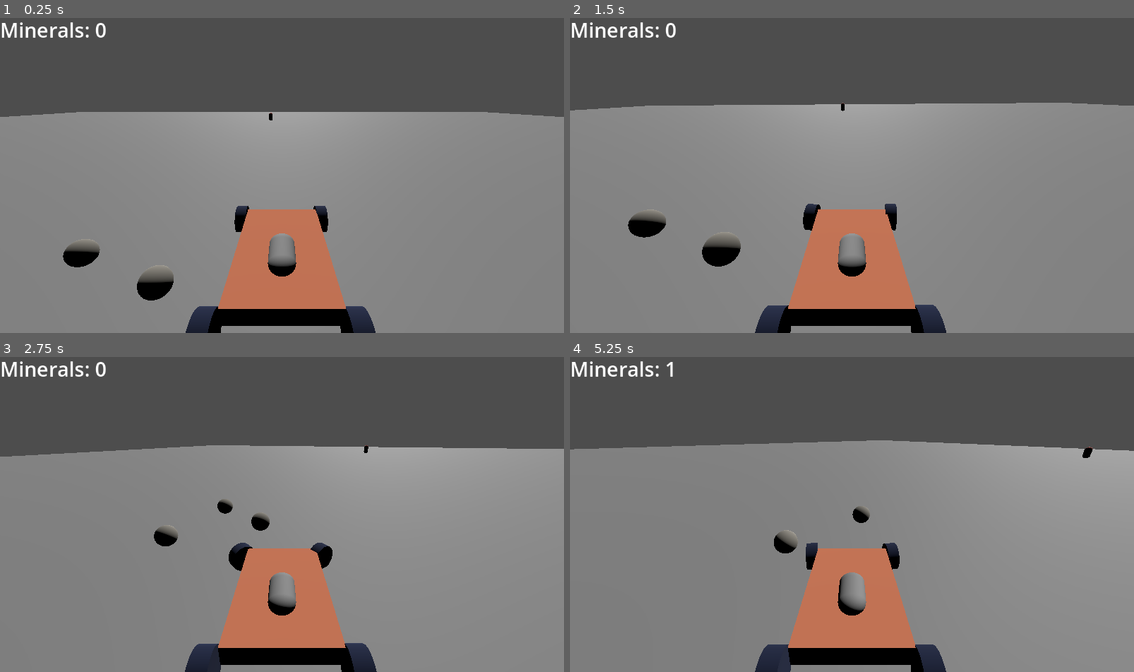
Above: before the commit, frames 1-4 (two rows, left to right).
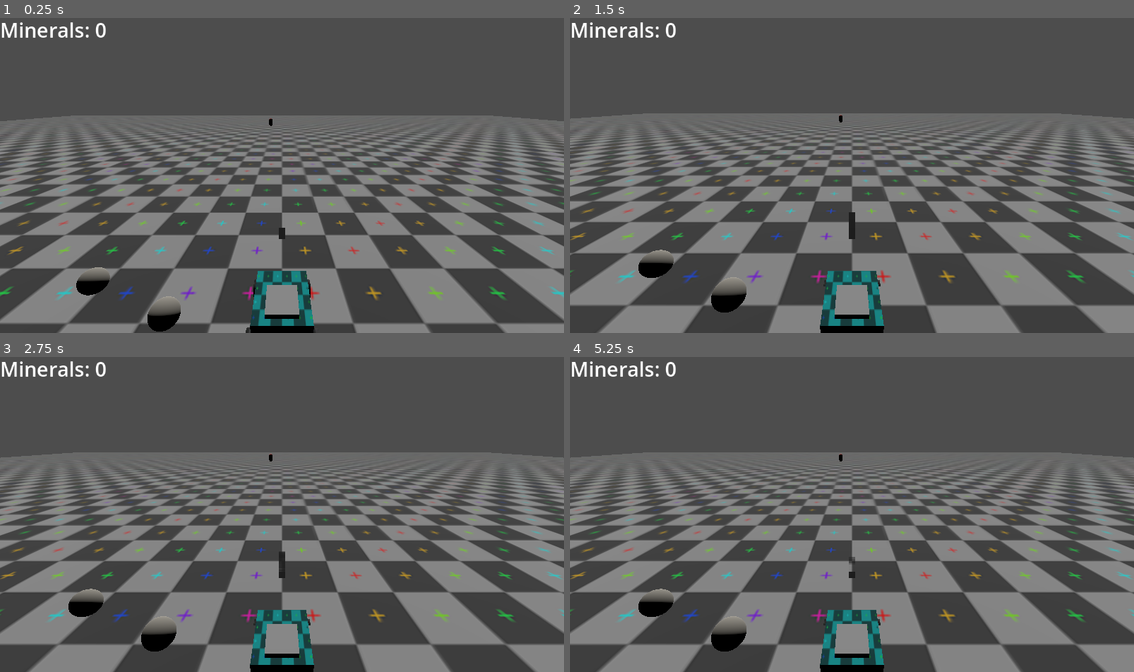
Above: after the commit, the same moments.

Repository: Emaro/rovers-journey
Game: Godot game, scene res://scenes/main.tscn
The game is run twice, just before and just after one commit, with the same random seed, the same clock (stepped at 60 frames per second) and the same inputs.
Inputs:
- Up to frame 1 (0.25 s): no input
- Up to frame 2 (1.5 s): hold D (move_right) 0.53-1.28 s; tap E (interact) at 0.6, 1.35 s; hold S (move_back) from 1.28 s (still down)
- Up to frame 3 (2.75 s): release S (move_back) at 2.03 s; hold D (move_right) from 2.03 s (still down); tap E (interact) at 2.1 s
- Up to frame 4 (5.25 s): release D (move_right) at 2.78 s; hold Up (move_forward) 2.78-3.53 s; tap E (interact) every 0.75 s from 2.85 to 5.1 s; hold A (move_left) 3.53-5.03 s; hold S (move_back) from 5.03 s (still down)

The runs differ from the first frame. In frame 1, 46% of the frame differs, in the area x 0-100%, y 29-100%; in frame 2, 48%, in the area x 0-100%, y 26-100%; in frame 3, 46%; in frame 4, 46%.
Error after the commit: Parse Error: Identifier "DebugDraw3D" not declared in the current scope. (res://raycast_car.gd:74)

Commit message:
Add raycast based car with custom physics

Diff:
--- a/project.godot
+++ b/project.godot
@@ -18,6 +18,10 @@
 [autoload]
 
 Inventory="*res://autoload/Inventory.gd"
+
+[debug_draw_3d]
+
+settings/addon_root_folder="res://addons/debug_draw_3d"
 
 [input]
 
@@ -48,9 +52,17 @@
 interact={
 "deadzone": 0.2,
 "events": [Object(InputEventKey,"resource_local_to_scene":false,"resource_name":"","device":-1,"window_id":0,"alt_press …(192 unchanged characters)…
-, Object(InputEventKey,"resource_local_to_scene":false,"resource_name":"","device":-1,"window_id":0,"alt_pressed":false,"shift_pressed":false,"ctrl_pressed":false,"meta_pressed":false,"pressed":false,"keycode":0,"physical_keycode":69,"key_label":0,"unicode":101,"location":0,"echo":false,"script":null)
 ]
 }
+handbrake={
+"deadzone": 0.2,
+"events": [Object(InputEventKey,"resource_local_to_scene":false,"resource_name":"","device":-1,"window_id":0,"alt_pressed":false,"shift_pressed":false,"ctrl_pressed":false,"meta_pressed":false,"pressed":false,"keycode":0,"physical_keycode":32,"key_label":0,"unicode":32,"location":0,"echo":false,"script":null)
+]
+}
+
+[physics]
+
+3d/solver/solver_iterations=32
 
 [rendering]
 
--- /dev/null
+++ b/raycast_car.gd
@@ -0,0 +1,153 @@
+extends RigidBody3D
+class_name RaycastCar
+
+@export var wheels: Array[RaycastWheel]
+@export var acceleration := 600.0
+@export var max_speed := 20.0
+@export var acceleration_curve : Curve
+@export var lower_center_of_mass := 0.5
+@export var tire_turn_speed := 2.0
+@export var tire_max_turn_degrees := 25
+
+@export var skid_marks : Array[GPUParticles3D]
+@export var show_debug := false
+
+@onready var total_wheels := wheels.size()
+
+var motor_input := 0.0
+var handbrake := false # probably remove
+var is_slipping := false
+
+func _unhandled_input(event: InputEvent) -> void:
+	if event.is_action_pressed("handbrake"):
+		is_slipping = true
+
+func _process(delta: float) -> void:
+	motor_input = Input.get_axis("move_back", "move_forward")
+	handbrake = Input.is_action_pressed("handbrake")
+
+func basic_steering_rotation(wheel: RaycastWheel, delta: float) -> void:
+	if not wheel.is_steer: return
+
+	var turn_input := Input.get_axis("move_right", "move_left") * tire_turn_speed
+	if turn_input:
+		wheel.rotation.y = clampf(wheel.rotation.y + turn_input * delta,
+			deg_to_rad(-tire_max_turn_degrees), deg_to_rad(tire_max_turn_degrees))
+	else:
+		wheel.rotation.y = move_toward(wheel.rotation.y, 0, tire_turn_speed * delta)
+
+func do_single_wheel_traction(ray: RaycastWheel,id : int):
+	if not ray.is_colliding(): return
+
+	var steer_side_dir := ray.global_basis.x
+	var tire_vel := get_point_velocity(ray.wheel.global_position)
+	var steering_x_vel := steer_side_dir.dot(tire_vel)
+	var grip_factor := absf(steering_x_vel / tire_vel.length())
+	var x_traction := ray.grip_curve.sample_baked(grip_factor)
+
+	if not handbrake and grip_factor < 0.2:
+		is_slipping = false
+		skid_marks[id].emitting = false
+
+	if handbrake:
+		x_traction = 0.05
+		if not skid_marks[id].emitting:
+			skid_marks[id].emitting = true
+	elif is_slipping:
+		x_traction = 0.1
+
+	# F = M * A
+	var g : float = ProjectSettings.get_setting("physics/3d/default_gravity")
+	# make more responsive by applying to global_basis.x instead of steer_side_dir
+	# var x_force := -global_basis.x * steering_x_vel * x_traction * (mass*g/4)
+	var x_force := -steer_side_dir * steering_x_vel * x_traction * (mass*g/4)
+
+	# z force traction
+	var f_vel := -ray.global_basis.z.dot(tire_vel)
+	var z_traction := 0.05
+	# can also use ray.global_basis
+	var z_force := global_basis.z * f_vel * z_traction * (mass*g/4)
+
+	var force_pos := ray.wheel.global_position - global_position
+	apply_force(x_force, force_pos)
+	apply_force(z_force, force_pos)
+	DebugDraw3D.draw_arrow_ray(ray.wheel.global_position, x_force/mass, 1.0, Color.GREEN, 0.05)
+	DebugDraw3D.draw_arrow_ray(ray.wheel.global_position, z_force/mass, 1.0, Color.PURPLE, 0.05)
+
+# Called every frame. 'delta' is the elapsed time since the previous frame.
+func _physics_process(delta: float) -> void:
+	if show_debug: DebugDraw3D.draw_arrow_ray(global_position, linear_velocity, 1.0, Color.YELLOW, 0.05)
+
+	var id := 0
+	var grounded := false
+	for wheel in wheels:
+		wheel.apply_wheel_physics(self)
+		basic_steering_rotation(wheel, delta)
+
+		skid_marks[id].global_position = wheel.get_collision_point() + Vector3.UP * 0.01
+		skid_marks[id].look_at(skid_marks[id].global_position + global_basis.z)
+
+		if not handbrake and wheel.grip_factor < 0.2:
+			is_slipping = false
+			skid_marks[id].emitting = false
+
+		if handbrake and not skid_marks[id].emitting:
+			skid_marks[id].emitting = true
+
+		if wheel.is_colliding():
+			grounded = true
+
+		id += 1
+
+	if grounded:
+		center_of_mass = Vector3.ZERO
+	else:
+		center_of_mass_mode = RigidBody3D.CENTER_OF_MASS_MODE_CUSTOM
+		center_of_mass = Vector3.DOWN * lower_center_of_mass
+
+func do_single_wheel_acceleration(ray: RaycastWheel) -> void:
+	var forward_dir := ray.global_basis.z
+	var vel := forward_dir.dot(linear_velocity)
+	ray.wheel.rotate_x((vel * get_process_delta_time()) /  ray.wheel_radius)
+
+
+	if ray.is_colliding():
+		var contact := ray.wheel.global_position
+		var force_pos := contact - global_position
+
+		if ray.is_motor and motor_input:
+			var speed_ratio := signf(vel) * vel / max_speed
+			var acc := acceleration_curve.sample_baked(speed_ratio)
+			var force_vector := forward_dir * acceleration * motor_input * acc
+			apply_force(force_vector, force_pos)
+			DebugDraw3D.draw_arrow_ray(contact, force_vector/mass, 1.0, Color.RED, 0.05)
+
+func do_single_wheel_suspension(ray: RaycastWheel) -> void:
+	if (ray.is_colliding()):
+		# remove pulling force
+		ray.target_position.y = -(ray.rest_dist + ray.wheel_radius + ray.over_extend)
+
+		var contact := ray.get_collision_point()
+		var spring_up_dir := ray.global_transform.basis.y
+		var spring_len := ray.global_position.distance_to(contact) - ray.wheel_radius
+		var offset := ray.rest_dist - spring_len
+
+		ray.wheel.position.y = -spring_len
+
+		var spring_force := ray.spring_strength * offset
+
+		var world_velocity := get_point_velocity(contact)
+		var relative_velocity := spring_up_dir.dot(world_velocity)
+		var spring_damp_force := ray.spring_damping * relative_velocity
+
+		var force_vector := (spring_force - spring_damp_force) * ray.get_collision_normal()
+
+		contact = ray.wheel.global_position
+
+		var force_pos_offset := contact - global_position
+		apply_force(force_vector, force_pos_offset)
+
+		DebugDraw3D.draw_arrow_ray(contact, force_vector/mass, 1.0, Color.BLUE, 0.05)
+
+func get_point_velocity(point: Vector3) -> Vector3:
+	return linear_velocity + angular_velocity.cross(point - global_position)
--- a/scenes/main.tscn
+++ b/scenes/main.tscn
@@ -1,11 +1,17 @@
-[gd_scene load_steps=7 format=3 uid="uid://b8h0h8nkkq1yv"]
+[gd_scene load_steps=9 format=3 uid="uid://b8h0h8nkkq1yv"]
 
+[ext_resource type="Texture2D" uid="uid://cxo0oj24tb1r5" path="res://images.png" id="1_tbgi4"]
 [ext_resource type="PackedScene" uid="uid://bgnxgqf6eg6w4" path="res://scenes/resource.tscn" id="2_0wfyh"]
 [ext_resource type="PackedScene" uid="uid://b1cq10wl1t6rd" path="res://ui/hud.tscn" id="3_sugp2"]
 [ext_resource type="PackedScene" uid="uid://b38w75aqlbwan" path="res://scenes/alien.tscn" id="4_jyhfs"]
-[ext_resource type="PackedScene" uid="uid://dv36k1xeid7yn" path="res://scenes/roverljfp.tscn" id="5_tbgi4"]
+[ext_resource type="PackedScene" uid="uid://c1yrv7iljhb0h" path="res://scenes/new_rover.tscn" id="5_tbgi4"]
+
+[sub_resource type="StandardMaterial3D" id="StandardMaterial3D_tefeu"]
+albedo_texture = ExtResource("1_tbgi4")
+uv1_scale = Vector3(10, 10, 10)
 
 [sub_resource type="PlaneMesh" id="PlaneMesh_sgp6g"]
+material = SubResource("StandardMaterial3D_tefeu")
 size = Vector2(20, 20)
 
 [sub_resource type="BoxShape3D" id="BoxShape3D_tbgi4"]
@@ -41,16 +47,12 @@
 transform = Transform3D(1, 0, 0, 0, 1, 0, 0, 0, 1, -56.25422, 1.540556, 0.12143707)
 
 [node name="Rover" parent="." instance=ExtResource("5_tbgi4")]
-transform = Transform3D(1, 0, 0, 0, 1, 0, 0, 0, 1, 0, 3.2450998, 0)
-center_of_mass = Vector3(0, -0.47, 0)
-max_rpm = 1000
-max_torque = 600
-turn_speed = 10
-turn_amound = 0.9
-metadata/_edit_lock_ = true
+transform = Transform3D(1, 0, 0, 0, 1, 0, 0, 0, 1, 0, 1.3959856, 0)
+acceleration = 400.0
+max_speed = 30.0
 
-[node name="Camera3D" type="Camera3D" parent="Rover"]
-transform = Transform3D(-1, 2.9900352e-08, -8.215054e-08, 0, 0.9396927, 0.34202015, 8.742278e-08, 0.34202015, -0.9396927, 0, 3, -5)
+[node name="Camera3D2" type="Camera3D" parent="Rover"]
+transform = Transform3D(-1, 2.9900352e-08, -8.215054e-08, 0, 0.9396927, 0.34202015, 8.742278e-08, 0.34202015, -0.9396927, 0, 6.2451, -5)
 current = true
 
 [node name="StaticBody3D" type="StaticBody3D" parent="."]
--- /dev/null
+++ b/scenes/new_rover.tscn
@@ -0,0 +1,177 @@
+[gd_scene load_steps=17 format=3 uid="uid://c1yrv7iljhb0h"]
+
+[ext_resource type="Script" uid="uid://cc8fkkc60m7nf" path="res://raycast_car.gd" id="1_fubay"]
+[ext_resource type="Texture2D" uid="uid://cxo0oj24tb1r5" path="res://images.png" id="2_k7dli"]
+[ext_resource type="Script" uid="uid://lyvrj6sgrp8f" path="res://scripts/raycast_wheel.gd" id="3_20k7n"]
+
+[sub_resource type="Curve" id="Curve_nd71p"]
+_data = [Vector2(0.020504732, 0.3150205), 0.0, 0.0, 0, 0, Vector2(0.35410094, 0.89342856), 0.2182617, 0.2182617, 0, 0, Vector2(0.740458, 0.77438664), -0.851827, -0.851827, 0, 0, Vector2(1, 0.28426093), 0.0, 0.0, 0, 0]
+point_count = 4
+
+[sub_resource type="StandardMaterial3D" id="StandardMaterial3D_g7g4h"]
+albedo_color = Color(0, 1, 1, 1)
+albedo_texture = ExtResource("2_k7dli")
+uv1_scale = Vector3(2, 1, 2)
+
+[sub_resource type="BoxMesh" id="BoxMesh_j8ivh"]
+material = SubResource("StandardMaterial3D_g7g4h")
+size = Vector3(1.8, 0.5, 2)
+
+[sub_resource type="BoxMesh" id="BoxMesh_g7g4h"]
+
+[sub_resource type="BoxShape3D" id="BoxShape3D_j8ivh"]
+size = Vector3(1.8, 0.5, 2)
+
+[sub_resource type="Curve" id="Curve_7ddre"]
+_data = [Vector2(0.019083962, 0.86378515), 0.0, 0.0, 0, 0, Vector2(0.49236643, 0.9872298), 0.0, 0.0, 0, 0, Vector2(1, 0.1784544), 0.0, 0.0, 0, 0]
+point_count = 3
+
+[sub_resource type="StandardMaterial3D" id="StandardMaterial3D_nd71p"]
+albedo_color = Color(0.38170326, 0.38170323, 0.38170323, 1)
+albedo_texture = ExtResource("2_k7dli")
+
+[sub_resource type="CylinderMesh" id="CylinderMesh_j8ivh"]
+lightmap_size_hint = Vector2i(17, 10)
+material = SubResource("StandardMaterial3D_nd71p")
+top_radius = 0.3
+bottom_radius = 0.3
+height = 0.3
+
+[sub_resource type="Gradient" id="Gradient_nd71p"]
+offsets = PackedFloat32Array(0, 0.99038464, 1)
+colors = PackedColorArray(0, 0, 0, 1, 0, 0, 0, 0, 0, 0, 0, 0.46666667)
+
+[sub_resource type="GradientTexture1D" id="GradientTexture1D_7ddre"]
+gradient = SubResource("Gradient_nd71p")
+
+[sub_resource type="ParticleProcessMaterial" id="ParticleProcessMaterial_nd71p"]
+gravity = Vector3(0, 0, 0)
+color_ramp = SubResource("GradientTexture1D_7ddre")
+
+[sub_resource type="StandardMaterial3D" id="StandardMaterial3D_7ddre"]
+transparency = 1
+vertex_color_use_as_albedo = true
+
+[sub_resource type="QuadMesh" id="QuadMesh_qjeyg"]
+material = SubResource("StandardMaterial3D_7ddre")
+size = Vector2(0.3, 0.5)
+orientation = 1
+
+[node name="RigidBody3D" type="RigidBody3D" node_paths=PackedStringArray("wheels", "skid_marks")]
+mass = 100.0
+script = ExtResource("1_fubay")
+wheels = [NodePath("WheelFL"), NodePath("WheelFR"), NodePath("WheelBR"), NodePath("WheelBL")]
+max_speed = 60.0
+acceleration_curve = SubResource("Curve_nd71p")
+skid_marks = [NodePath("Marks/GPUParticles3D"), NodePath("Marks/GPUParticles3D2"), NodePath("Marks/GPUParticles3D3"), NodePath("Marks/GPUParticles3D4")]
+show_debug = true
+
+[node name="MeshInstance3D" type="MeshInstance3D" parent="."]
+mesh = SubResource("BoxMesh_j8ivh")
+
+[node name="MeshInstance3D2" type="MeshInstance3D" parent="MeshInstance3D"]
+transform = Transform3D(1, 0, 0, 0, 0.52978694, 0, 0, 0, 1, 0, 0.18, -0.3)
+mesh = SubResource("BoxMesh_g7g4h")
+skeleton = NodePath("../..")
+
+[node name="CollisionShape3D" type="CollisionShape3D" parent="."]
+shape = SubResource("BoxShape3D_j8ivh")
+
+[node name="WheelFL" type="RayCast3D" parent="."]
+transform = Transform3D(1, 0, 0, 0, 1, 0, 0, 0, 1, 0.9, 0, 0.9)
+enabled = false
+script = ExtResource("3_20k7n")
+spring_strength = 8000.0
+spring_damping = 200.0
+over_extend = 0.3
+is_steer = true
+grip_curve = SubResource("Curve_7ddre")
+show_debug = true
+
+[node name="Wheel" type="MeshInstance3D" parent="WheelFL"]
+transform = Transform3D(-4.371139e-08, -1, 0, 1, -4.371139e-08, 0, 0, 0, 1, 0, -0.5, 0)
+mesh = SubResource("CylinderMesh_j8ivh")
+
+[node name="WheelFR" type="RayCast3D" parent="."]
+transform = Transform3D(1, 0, 0, 0, 1, 0, 0, 0, 1, -0.9030646, 0, 0.9)
+enabled = false
+script = ExtResource("3_20k7n")
+spring_strength = 8000.0
+spring_damping = 200.0
+over_extend = 0.3
+is_steer = true
+grip_curve = SubResource("Curve_7ddre")
+show_debug = true
+
+[node name="Wheel" type="MeshInstance3D" parent="WheelFR"]
+transform = Transform3D(-4.371139e-08, -1, 0, 1, -4.371139e-08, 0, 0, 0, 1, 0, -0.5, 0)
+mesh = SubResource("CylinderMesh_j8ivh")
+
+[node name="WheelBR" type="RayCast3D" parent="."]
+transform = Transform3D(1.2, 0, 0, 0, 1.2, 0, 0, 0, 1.2, -0.903, 0, -0.9)
+enabled = false
+script = ExtResource("3_20k7n")
+spring_strength = 8000.0
+spring_damping = 200.0
+over_extend = 0.3
+wheel_radius = 0.45
+is_motor = true
+grip_curve = SubResource("Curve_7ddre")
+show_debug = true
+
+[node name="Wheel" type="MeshInstance3D" parent="WheelBR"]
+transform = Transform3D(-4.371139e-08, -1, 0, 1, -4.371139e-08, 0, 0, 0, 1, 0, -0.5, 0)
+mesh = SubResource("CylinderMesh_j8ivh")
+
+[node name="WheelBL" type="RayCast3D" parent="."]
+transform = Transform3D(1.2, 0, 0, 0, 1.2, 0, 0, 0, 1.2, 0.9, 0, -0.9)
+enabled = false
+script = ExtResource("3_20k7n")
+spring_strength = 8000.0
+spring_damping = 200.0
+over_extend = 0.3
+wheel_radius = 0.45
+is_motor = true
+grip_curve = SubResource("Curve_7ddre")
+show_debug = true
+
+[node name="Wheel" type="MeshInstance3D" parent="WheelBL"]
+transform = Transform3D(-4.371139e-08, -1, 0, 1, -4.371139e-08, 0, 0, 0, 1, 0, -0.5, 0)
+mesh = SubResource("CylinderMesh_j8ivh")
+
+[node name="Camera3D" type="Camera3D" parent="."]
+transform = Transform3D(-1, 4.222183e-08, -7.6551025e-08, 0, 0.87564164, 0.48296148, 8.742278e-08, 0.48296148, -0.87564164, -4.2718676e-07, 4.8716507, -4.886447)
+
+[node name="Marks" type="Node3D" parent="."]
+
+[node name="GPUParticles3D" type="GPUParticles3D" parent="Marks"]
+transform = Transform3D(1, 0, 0, 0, 1, 0, 0, 0, 1, 0, 0, 3.4281225)
+amount = 150
+lifetime = 5.0
+fixed_fps = 60
+process_material = SubResource("ParticleProcessMaterial_nd71p")
+draw_pass_1 = SubResource("QuadMesh_qjeyg")
+
+[node name="GPUParticles3D2" type="GPUParticles3D" parent="Marks"]
+transform = Transform3D(1, 0, 0, 0, 1, 0, 0, 0, 1, 0, 0, 3.4281225)
+amount = 150
+lifetime = 2.0
+fixed_fps = 60
+process_material = SubResource("ParticleProcessMaterial_nd71p")
+draw_pass_1 = SubResource("QuadMesh_qjeyg")
+
+[node name="GPUParticles3D3" type="GPUParticles3D" parent="Marks"]
+transform = Transform3D(1, 0, 0, 0, 1, 0, 0, 0, 1, 0, 0, 3.4281225)
+amount = 150
+lifetime = 2.0
+fixed_fps = 60
+process_material = SubResource("ParticleProcessMaterial_nd71p")
+draw_pass_1 = SubResource("QuadMesh_qjeyg")
+
+[node name="GPUParticles3D4" type="GPUParticles3D" parent="Marks"]
+transform = Transform3D(1, 0, 0, 0, 1, 0, 0, 0, 1, 0, 0, 3.4281225)
+amount = 150
+lifetime = 2.0
+fixed_fps = 60
+process_material = SubResource("ParticleProcessMaterial_nd71p")
+draw_pass_1 = SubResource("QuadMesh_qjeyg")
--- /dev/null
+++ b/scenes/test_scene.tscn
@@ -0,0 +1,51 @@
+[gd_scene load_steps=8 format=3 uid="uid://dmtd4eqggidvo"]
+
+[ext_resource type="Texture2D" uid="uid://cxo0oj24tb1r5" path="res://images.png" id="1_g7g4h"]
+[ext_resource type="PackedScene" uid="uid://c1yrv7iljhb0h" path="res://scenes/new_rover.tscn" id="2_j8ivh"]
+
+[sub_resource type="StandardMaterial3D" id="StandardMaterial3D_tefeu"]
+albedo_texture = ExtResource("1_g7g4h")
+uv1_scale = Vector3(10, 10, 10)
+
+[sub_resource type="PlaneMesh" id="PlaneMesh_j8ivh"]
+material = SubResource("StandardMaterial3D_tefeu")
+size = Vector2(50, 50)
+
+[sub_resource type="BoxShape3D" id="BoxShape3D_nd71p"]
+size = Vector3(500, 1, 500)
+
+[sub_resource type="BoxMesh" id="BoxMesh_nd71p"]
+size = Vector3(5, 1, 5)
+
+[sub_resource type="BoxShape3D" id="BoxShape3D_7ddre"]
+size = Vector3(5, 1, 5)
+
+[node name="TestScene" type="Node3D"]
+
+[node name="Floor" type="StaticBody3D" parent="."]
+
+[node name="MeshInstance3D" type="MeshInstance3D" parent="Floor"]
+transform = Transform3D(10, 0, 0, 0, 10, 0, 0, 0, 10, 0, 0, 0)
+mesh = SubResource("PlaneMesh_j8ivh")
+skeleton = NodePath("../..")
+
+[node name="CollisionShape3D" type="CollisionShape3D" parent="Floor"]
+transform = Transform3D(1, 0, 0, 0, 1, 0, 0, 0, 1, 0.23632813, -0.5, 0)
+shape = SubResource("BoxShape3D_nd71p")
+
+[node name="Ramp" type="StaticBody3D" parent="."]
+transform = Transform3D(1.0000001, 1.490116e-08, 7.45058e-09, 1.3275614e-08, 0.8909115, 0.45417714, -6.767767e-09, -0.45417714, 0.8909115, -5.722046e-06, 0.5521498, 48.658493)
+
+[node name="MeshInstance3D" type="MeshInstance3D" parent="Ramp"]
+transform = Transform3D(1, 0, 0, 0, 0.99999994, 0, 0, 0, 0.99999994, 0, 0, 0)
+mesh = SubResource("BoxMesh_nd71p")
+
+[node name="CollisionShape3D" type="CollisionShape3D" parent="Ramp"]
+shape = SubResource("BoxShape3D_7ddre")
+
+[node name="DirectionalLight3D" type="DirectionalLight3D" parent="."]
+transform = Transform3D(0.9659258, -0.07314912, -0.24826701, 0.25881907, 0.27299604, 0.92654526, 0, -0.9592302, 0.28262627, 25.096813, 38.420956, 46.82599)
+shadow_enabled = true
+
+[node name="Rover" parent="." instance=ExtResource("2_j8ivh")]
+transform = Transform3D(1, 0, 0, 0, 1, 0, 0, 0, 1, 0, 1.4779654, 0)
--- /dev/null
+++ b/scripts/raycast_wheel.gd
@@ -0,0 +1,88 @@
+extends RayCast3D
+class_name RaycastWheel
+
+@export_group("Wheel properties")
+@export var spring_strength := 100.0
+@export var spring_damping := 2.0
+@export var rest_dist := 0.5
+@export var over_extend := 0.0
+@export var wheel_radius := 0.3
+@export var z_traction := 0.05
+
+@export_group("Motor")
+@export var is_motor := false
+@export var is_steer := false
+@export var grip_curve : Curve
+
+@export_category("Debug")
+@export var show_debug := false
+
+@onready var wheel: Node3D = get_child(0)
+
+var enigne_force := 0.0
+var grip_factor := 0.0
+
+func _ready() -> void:
+	target_position.y = -(rest_dist + wheel_radius + over_extend)
+
+func apply_wheel_physics(car: RaycastCar) -> void:
+	force_raycast_update()
+	target_position.y = -(rest_dist + wheel_radius + over_extend)
+
+	# Rotates wheels visuals
+	var forward_dir := global_basis.z
+	var vel := forward_dir.dot(car.linear_velocity)
+	wheel.rotate_x(-vel * get_physics_process_delta_time() / wheel_radius)
+
+	if not is_colliding(): return
+
+	var contact := get_collision_point()
+	var spring_length := maxf(0.0, global_position.distance_to(contact) - wheel_radius)
+	var offset := rest_dist - spring_length
+
+	wheel.position.y = move_toward(wheel.position.y, -spring_length, 5 * get_physics_process_delta_time())
+	contact = wheel.global_position # Contact is now the wheel origin
+	var force_pos := contact - car.global_position
+
+	# Spring forces
+	var spring_force := spring_strength * offset
+	var tire_vel := car.get_point_velocity(contact)
+	var spring_damp_force := spring_damping * global_basis.y.dot(tire_vel)
+
+	var y_force := (spring_force - spring_damp_force) * get_collision_normal()
+
+	# Acceleration
+	if is_motor and car.motor_input:
+		var speed_ratio := vel / car.max_speed
+		var acc := car.acceleration_curve.sample_baked(speed_ratio)
+		var acc_force := forward_dir * car.acceleration * car.motor_input * acc
+		car.apply_force(acc_force, force_pos)
+		if show_debug:
+			DebugDraw3D.draw_arrow_ray(contact, acc_force/car.mass, 1.0, Color.RED, 0.1)
+
+	# Tire X traction (steering)
+	var steering_x_vel := global_basis.x.dot(tire_vel)
+
+	grip_factor = absf(steering_x_vel / tire_vel.length())
+	var x_traction := grip_curve.sample_baked(grip_factor)
+
+	if not car.handbrake and grip_factor < 0.2:
+		car.is_slipping = false
+	if car.handbrake:
+		x_traction = 0.01
+	elif car.is_slipping:
+		x_traction = 0.1
+
+	var gravity := -car.get_gravity().y
+	var x_force := -global_basis.x * steering_x_vel * x_traction * ((car.mass * gravity) / 4.0)
+
+	var f_vel := forward_dir.dot(tire_vel)
+	var z_friction := z_traction
+	var z_force := -global_basis.z * f_vel * z_friction * (car.mass * gravity / 4.0)
+
+	car.apply_force(y_force, force_pos)
+	car.apply_force(x_force, force_pos)
+	car.apply_force(z_force, force_pos)
+
+	if show_debug: DebugDraw3D.draw_arrow_ray(contact, y_force/car.mass, 1.0, Color.ORANGE, 0.1)
+	if show_debug: DebugDraw3D.draw_arrow_ray(contact, x_force/car.mass, 1.0, Color.YELLOW, 0.1)
Not shown, added: addons/debug_draw_3d/debug_draw_3d.gdextension.uid
Not shown, added: addons/debug_draw_3d/libs/.gdignore
Binary file added: images.png
Not shown, added: images.png.import
Not shown, added: raycast_car.gd.uid
Not shown, added: scripts/raycast_wheel.gd.uid
Not shown, added: addons/debug_draw_3d/debug_draw_3d.gdextension
Not shown, added: addons/debug_draw_3d/libs/libdd3d.android.template_debug.arm32.so
Not shown, added: addons/debug_draw_3d/libs/libdd3d.android.template_debug.arm64.so
Not shown, added: addons/debug_draw_3d/libs/libdd3d.android.template_debug.x86_32.so
Not shown, added: addons/debug_draw_3d/libs/libdd3d.android.template_debug.x86_64.so
Not shown, added: addons/debug_draw_3d/libs/libdd3d.android.template_release.arm32.so
(and 24 more such lines)
